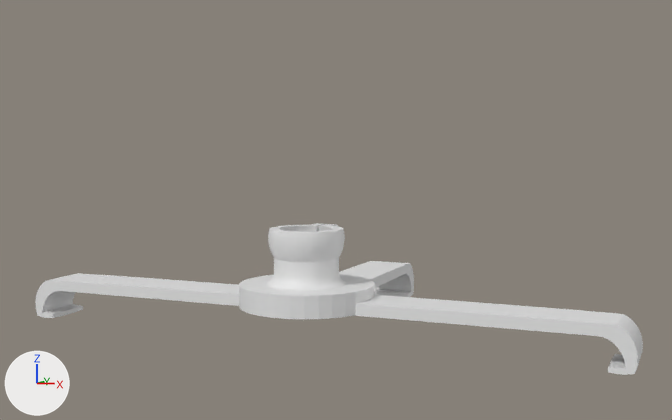
Two versions of the Blender file ipad-headrest-mount/female-balljoint.blend, one commit apart.
The view is the same before and after, from a camera (50 mm lens) standing at (12.4, -27.1, 5.5) and looking at (-0.3, 3.0, 2.6). Every picture has the same lights, and +X, +Y and +Z are marked at lower left.
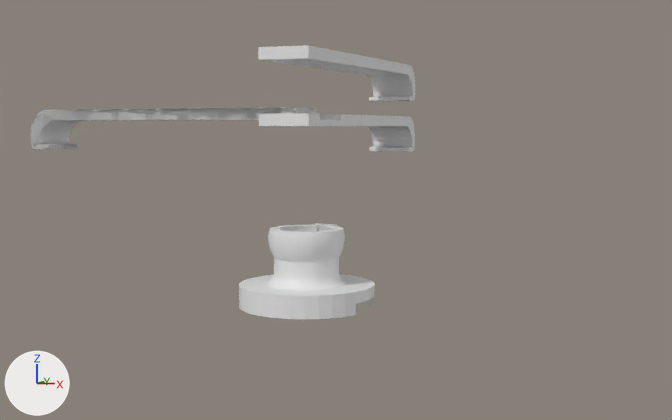
Commit message: / ‘ipad-headrest-mount/female-balljoint.blend’ / ‘ipad-headrest-mount/female-balljoint.blend1’

Scene script edits in JSON lines:
```json
{"block": "me_cube_010", "where": "# used by ob_cube_000; location = (0.0, -1.67, -0.6); rotation_euler = (0.0, 0.0, 7.854), in degrees (0, 0, 90); scale = (0.103, 0.01, 0.007)"}
{"op": "remove", "block": "me_cube_010", "code": "me_cube_010.from_pydata(...)  # 97 vertices, 60 faces; spans x 0.0..100.0, y -83.0..83.0, z -100.0..100.0"}
{"op": "add", "block": "me_cube_010", "code": "me_cube_010.from_pydata(...)  # 112 vertices, 71 faces; spans x 0.0..100.0, y -83.0..83.0, z -100.0..100.0"}
{"block": "me_cube_010", "change": "me_cube_010 part 1"}
{"block": "me_cube_010", "change": "1 vertex is removed from x 20.0, y -83.0, z 100.0"}
{"block": "me_cube_010", "change": "10 faces are deleted"}
{"block": "me_cube_010", "change": "16 vertices are added at x 8.0..24.0, y -83.0..0.0, z 75.0..100.0"}
{"block": "me_cube_010", "change": "21 new faces join them"}
{"op": "remove", "block": "ob_cube_002", "code": ["ob_cube_002 = bpy.data.objects.new('Cube.002', me_cube_017)", "ob_cube_002.location = (0.0, 0.0, -0.6)", "ob_cube_002.rotation_euler = (0.0, 0.0, 3.142)  # degrees (0, 0, 180)", "ob_cube_002.scale = (0.103, 0.01, 0.007)"]}
{"op": "set", "path": "ob_cube_000.location", "old": "(0.0, -1.67, -0.6)", "new": "(0.0, -1.67, 5.2)"}
{"op": "add", "block": "ob_cube_000", "code": "_m = ob_cube_000.modifiers.new('Boolean', 'BOOLEAN')"}
{"op": "add", "block": "ob_cube_000", "code": "_m.object = ob_cube_001"}
{"op": "add", "block": "ob_cube_000", "code": "_m.solver = 'FLOAT'"}
{"op": "set", "path": "ob_cube_001.location", "old": "(0.0, 0.0, -0.6)", "new": "(0.0, 0.0, 5.4)"}
{"op": "set", "path": "ob_cube_001.rotation_euler", "old": "(0.0, 0.0, 0.0)", "new": "(0.0, 0.0, 3.142)", "note": "degrees (0, 0, 0) -> degrees (0, 0, 180)"}
{"op": "add", "block": "ob_cube_003", "code": ["ob_cube_003 = bpy.data.objects.new('Cube.003', me_cube_010.copy())  # the mesh of ob_cube_000", "ob_cube_003.location = (0.0, -1.67, 7.2)", "ob_cube_003.rotation_euler = (0.0, 0.0, 7.854)  # degrees (0, 0, 90)", "ob_cube_003.scale = (0.103, 0.01, 0.007)"]}
```

Location of each change, [x1, y1, x2, y2] in pixels of the pictures (672 x 420 px):
```json
{"object": "Cube.001", "change": "moved, turned", "before": [353, 295, 643, 375], "after": [31, 107, 317, 150]}
{"object": "Cube.000", "change": "reshaped, moved, turned, modifiers changed", "before": [339, 261, 414, 297], "after": [31, 107, 415, 152]}
{"object": "Cube.002", "change": "deleted", "before": [35, 273, 239, 318]}
{"object": "Cube.003", "change": "added", "after": [258, 45, 415, 102]}
{"part": 1, "of": "me_cube_010", "change": "built on", "before": [339, 266, 396, 280], "after": [259, 113, 364, 126]}
```
